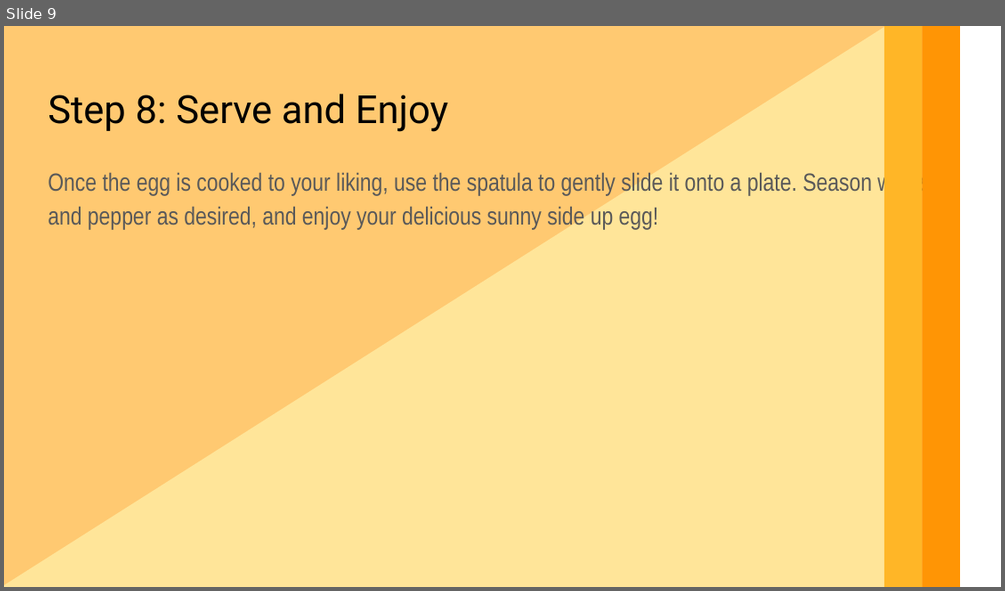
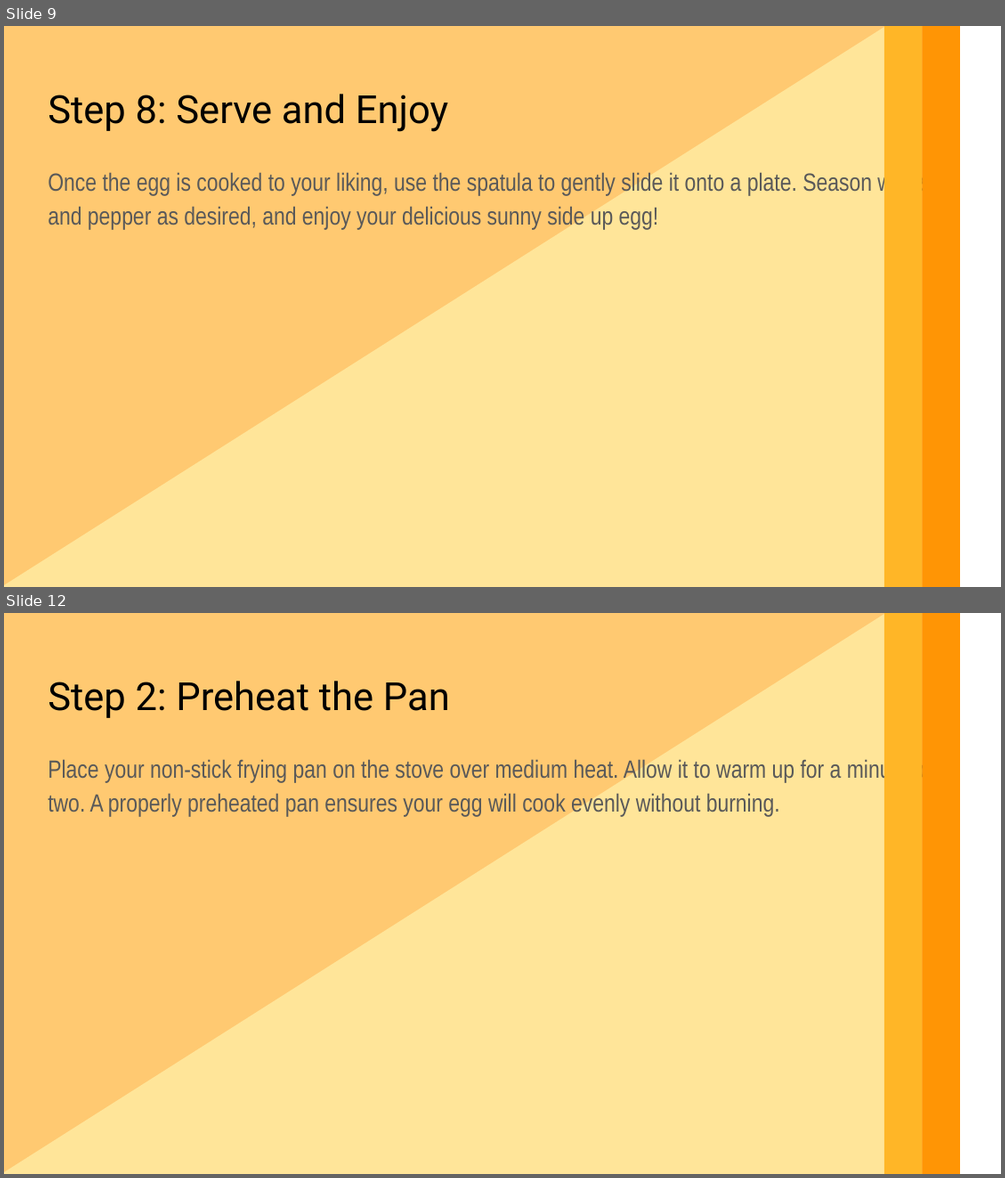
Before and after one commit to jeremyvet/ai-slides, a slide deck: cool.pptx. Shown one above the other, each under a label of ours: slide 9 before the commit, slides 9 and 12 after it; the slides between them are not shown. The pictures are 1005x591 and 1005x1178 pixels, drawn with LibreOffice and Linux fonts; fonts in the diff are those of the drawing. Boxes give left, top, right and bottom in pixels: in the first picture for what was removed or moved away, otherwise in the second. Text is boxed around its words. In the diff, an @@ line names an element or a change of style, - is before the commit and + after.

```diff
--- a/cool.pptx
+++ b/cool.pptx
@@ slide 12 added at <box>4,613,1001,1174</box>, background #FFFFFF @@
@@ rectangle added at <box>4,613,959,1174</box>, fill #FFC971 @@
@@ right triangle added at <box>4,613,886,1174</box>, fill #FFE599 @@
@@ rectangle added at <box>884,613,922,1174</box>, fill #FFB627 @@
@@ rectangle added at <box>922,613,960,1174</box>, fill #FF9505 @@
@@ text added at <box>48,681,450,718</box>, 28 pt, text #000000 @@
+Step 2: Preheat the Pan
@@ text added at <box>48,755,931,817</box>, 18 pt, text #595959 @@
+Place your non-stick frying pan on the stove over medium heat. Allow it to warm up for a minute or two. A properly preheated pan ensures your egg will cook evenly without burning.
```
Also in this commit, not shown: 8 other slides added, 2 other files.
